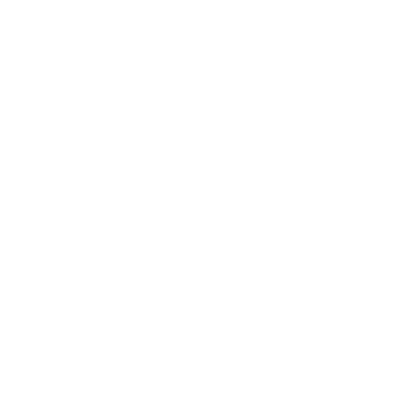
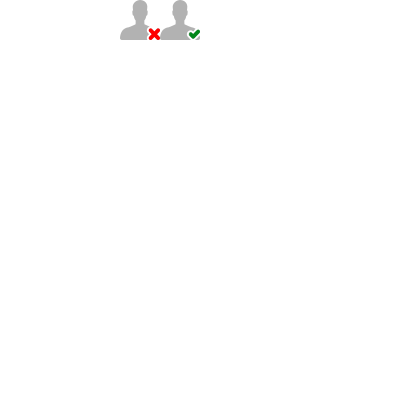
The second 400×400 image is a revision of the first. Changes to its layers:
added group "User OK" with 2 layers above "User Delete" over (x1=160, y1=0, x2=200, y2=40)
added layer "USER / OK copy" in group "User OK" over (x1=188, y1=29, x2=200, y2=40)
added layer "USER / OK" in group "User OK" over (x1=160, y1=0, x2=200, y2=40)
added group "User Delete" with 2 layers above "USER / ADD" over (x1=120, y1=0, x2=160, y2=40)
added layer "USER / DELETE copy" in group "User Delete" over (x1=148, y1=26, x2=160, y2=40)
moved "USER / DELETE" into group "User Delete" over (x1=120, y1=0, x2=160, y2=40)
